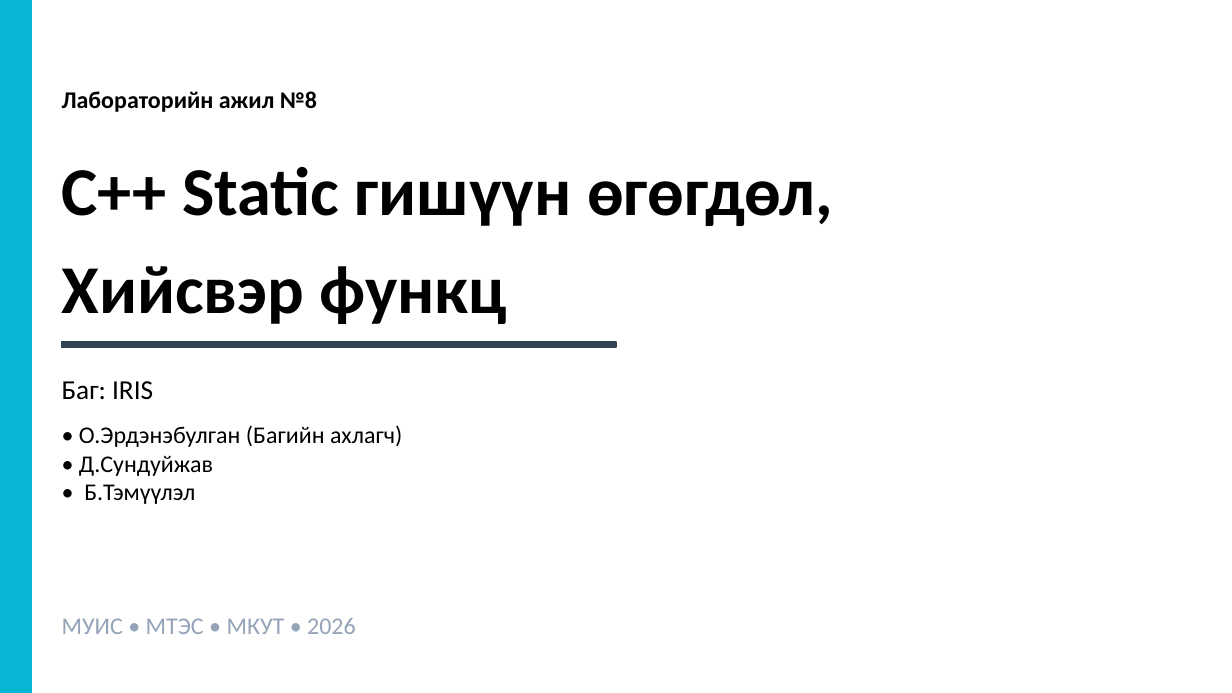
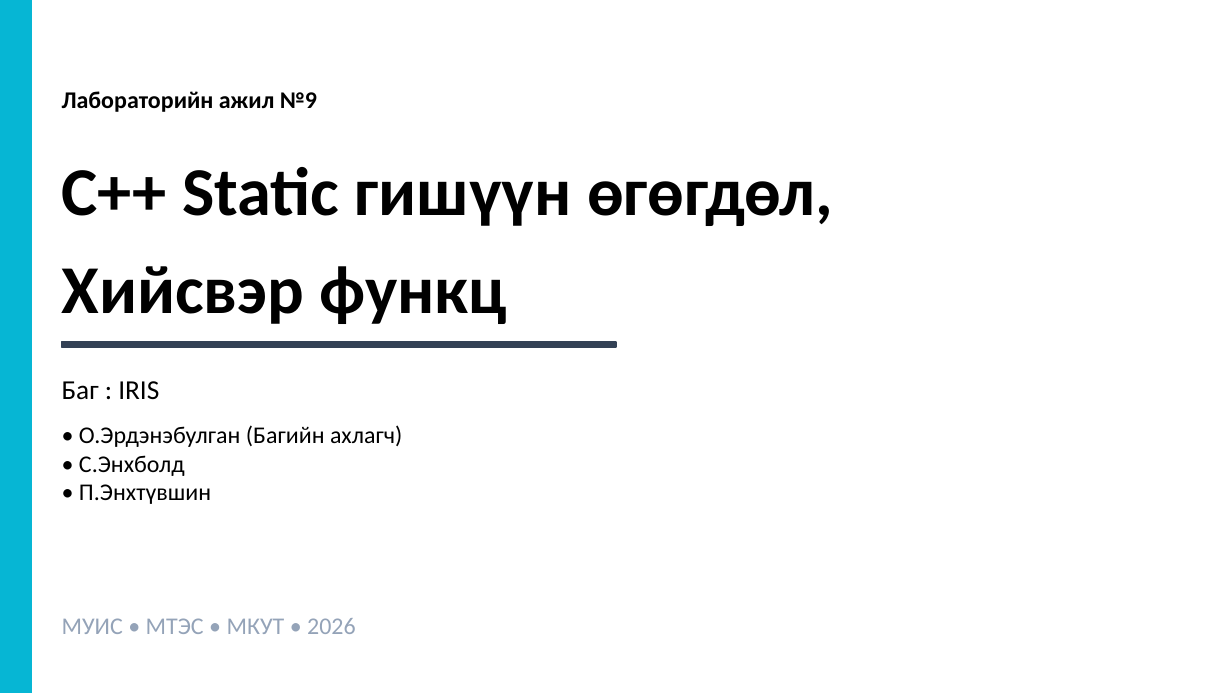
Before and after one commit to ErdenebulganMath/OBJECT-LAB9, a slide deck: slide 1 of ASUULT/lab9.pptx. Drawn at 1232x693 pixels with LibreOffice and Linux fonts; fonts in the diff are those of the drawing. Boxes give left, top, right and bottom in pixels: in the first picture for what was removed or moved away, otherwise in the second. Text is boxed around its words. In the diff, an @@ line names an element or a change of style, - is before the commit and + after.

```diff
--- a/ASUULT/lab9.pptx
+++ b/ASUULT/lab9.pptx
@@ text at box(62, 91, 317, 112): text changed @@
-Лабораторийн ажил №8
+Лабораторийн ажил №9
@@ text at box(62, 381, 159, 399): spaces changed @@
-Баг: IRIS
+Баг : IRIS
@@ text at box(79, 455, 211, 504): text changed @@
-• Д.Сундуйжав
-• Б.Тэмүүлэл
+• С.Энхболд
+• П.Энхтүвшин
```
Also in this commit, not shown: 1 other file.
